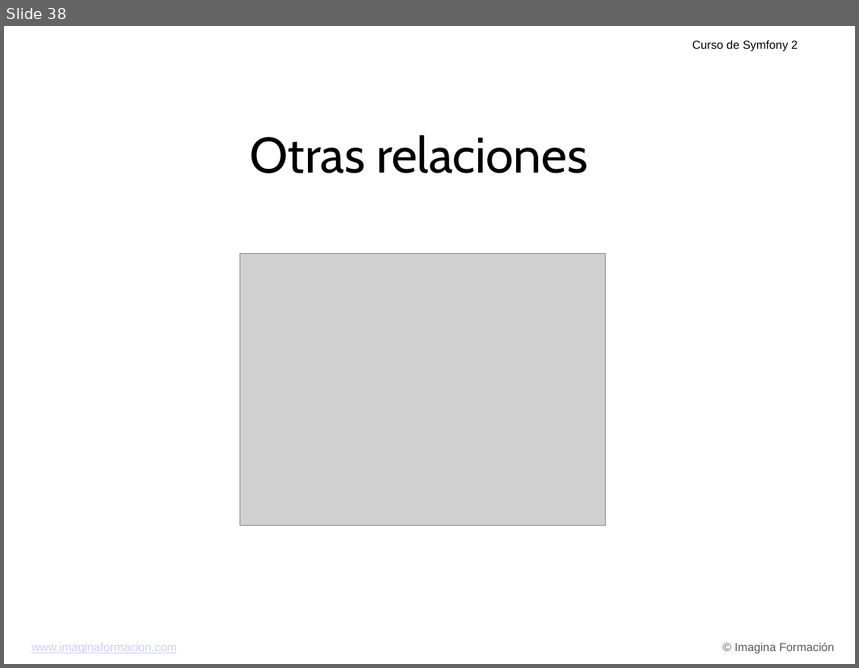
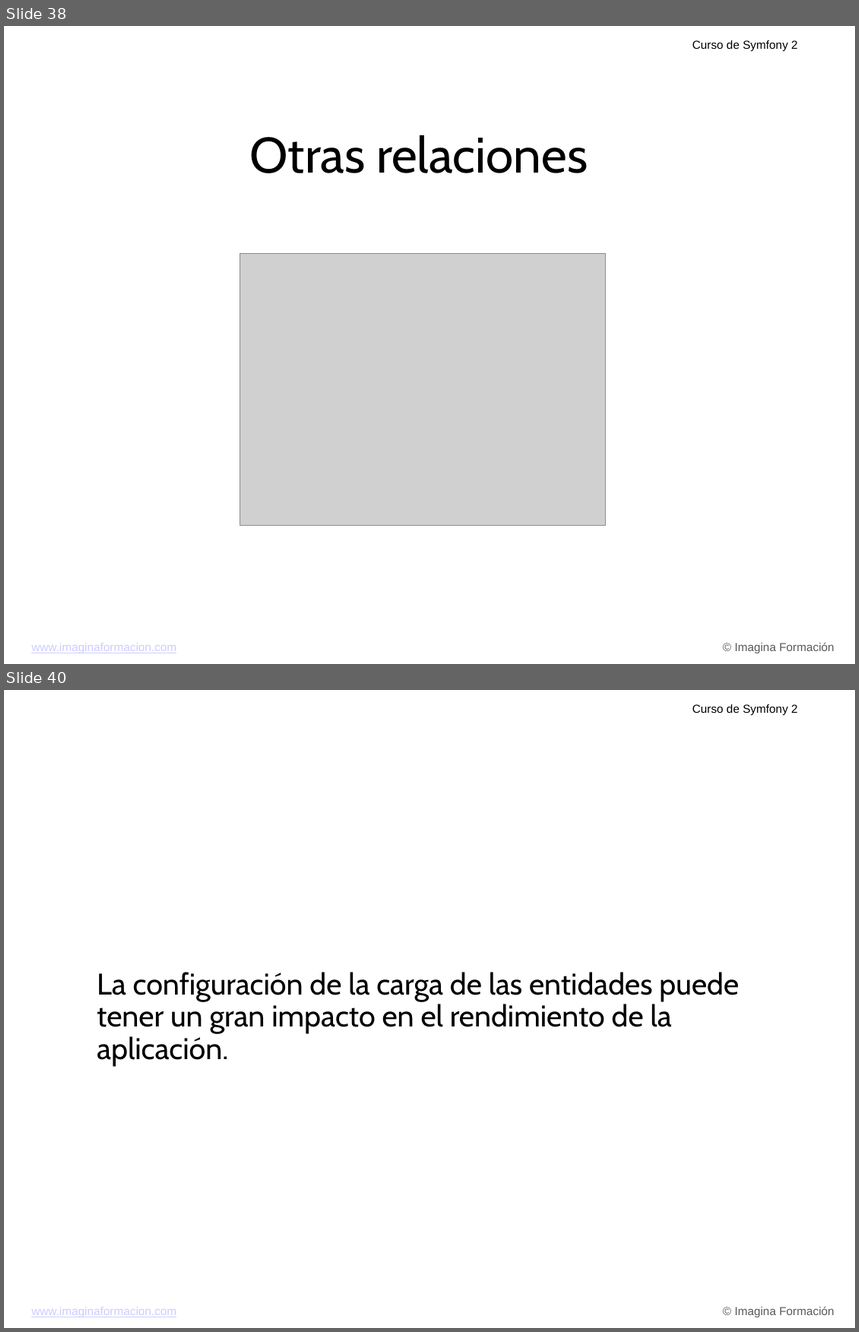
Before and after one commit to carlescliment/curso-symfony2, a slide deck: compiled/ppt/Tema 3.ppt. Shown one above the other, each under a label of ours: slide 38 before the commit, slides 38 and 40 after it; the slides between them are not shown. The pictures are 859x668 and 859x1332 pixels, drawn with LibreOffice and Linux fonts; fonts in the diff are those of the drawing; grey boxes stand for pictures; background and template pictures are left out. Boxes give left, top, right and bottom in pixels: in the first picture for what was removed or moved away, otherwise in the second. Text is boxed around its words. In the diff, an @@ line names an element or a change of style, - is before the commit and + after.

```diff
--- a/compiled/ppt/Tema 3.ppt
+++ b/compiled/ppt/Tema 3.ppt
@@ slide 40 added at (x1=4, y1=690, x2=855, y2=1328), background picture (left out); not listed: 3 template elements that a slide beside it also shows @@
@@ text added at (x1=97, y1=972, x2=739, y2=1066), 36 pt, text #000000 @@
+La configuración de la carga de las entidades puede tener un gran impacto en el rendimiento de la aplicación.
```
Also in this commit, not shown: 13 other slides added.
